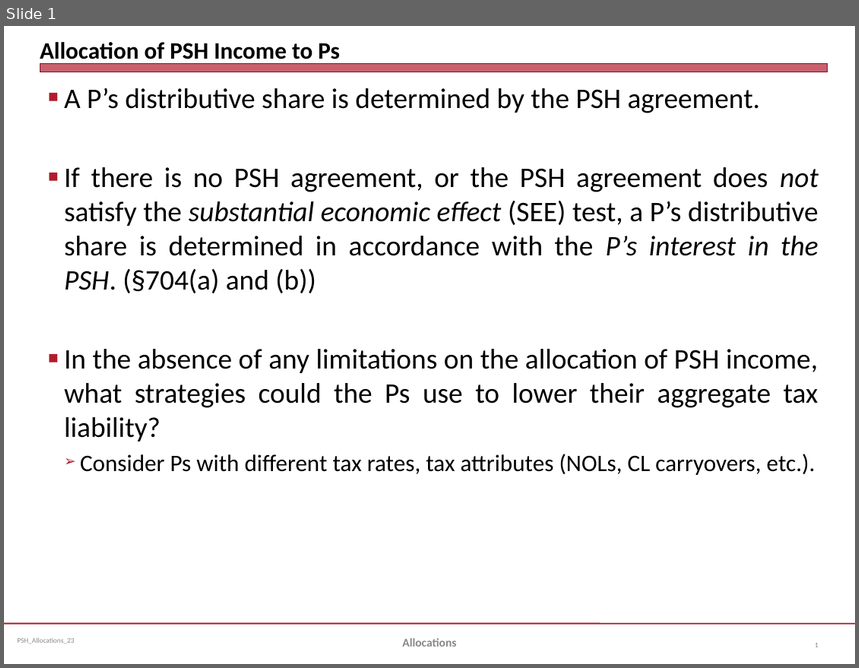
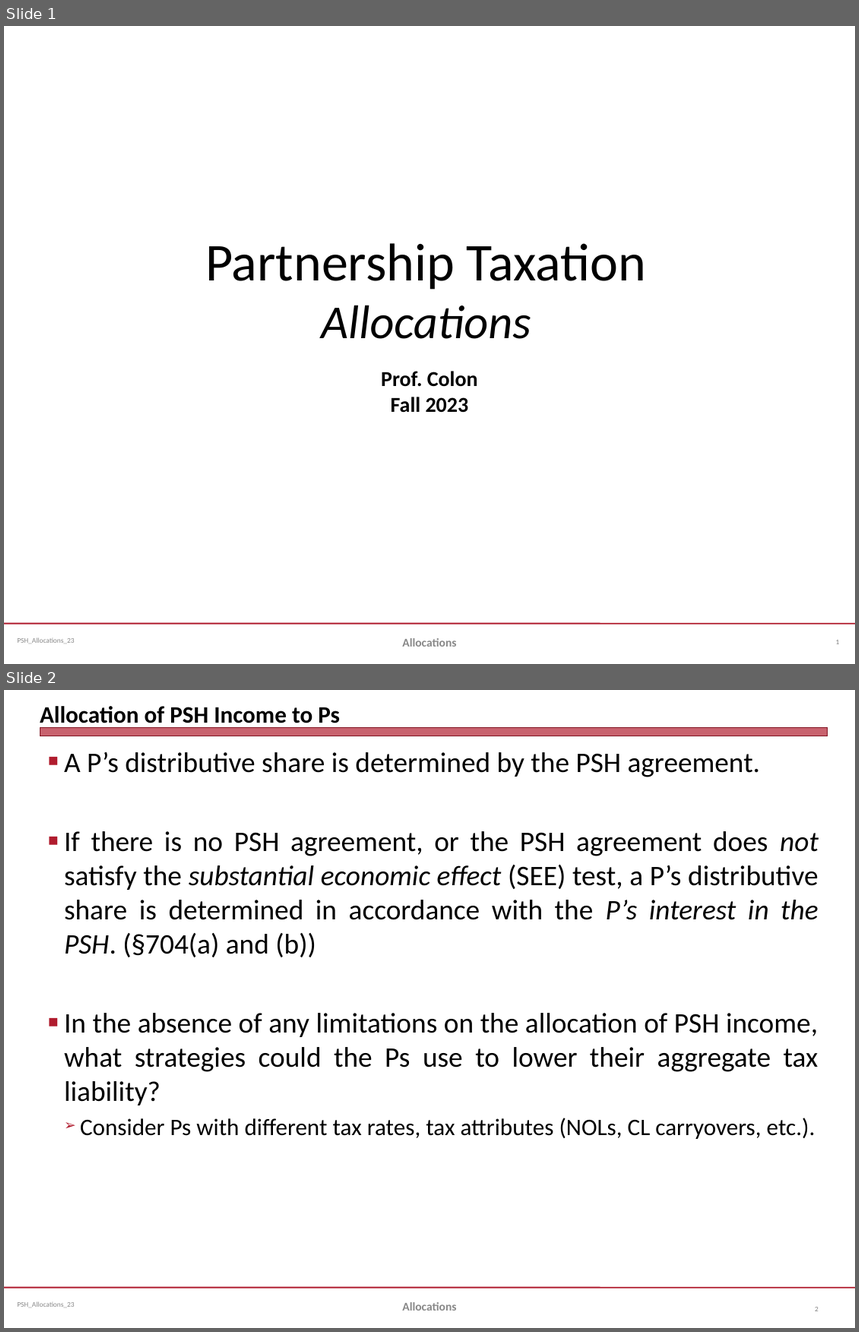
Before and after one commit to jmc877/Partnership-Tax, a slide deck: slides/PSH_Allocations_23.pptx. Shown one above the other, each under a label of ours: slide 1 before the commit, slides 1 and 2 after it. The pictures are 859x668 and 859x1332 pixels, drawn with LibreOffice and Linux fonts; fonts in the diff are those of the drawing. Boxes give left, top, right and bottom in pixels: in the first picture for what was removed or moved away, otherwise in the second. Text is boxed around its words. In the diff, an @@ line names an element or a change of style, - is before the commit and + after.

```diff
--- a/slides/PSH_Allocations_23.pptx
+++ b/slides/PSH_Allocations_23.pptx
@@ slide 1 added at (4,26,855,664), background #FFFFFF; not listed: 2 template elements that a slide beside it also shows @@
@@ title added at (205,243,646,339), 45 pt, text #000000 @@
+Partnership Taxation
+Allocations
@@ subtitle added at (381,371,478,413), 18 pt, text #000000, bold @@
+Prof. Colon
+Fall 2023
@@ text added at (402,639,456,647), 10 pt, text #898989, bold @@
+Allocations
@@ page number added at (836,640,840,645), 6 pt, text #808080 @@
+1
@@ what was slide 1 is now slide 2 @@
```
Also in this commit, not shown: 4 other files.
